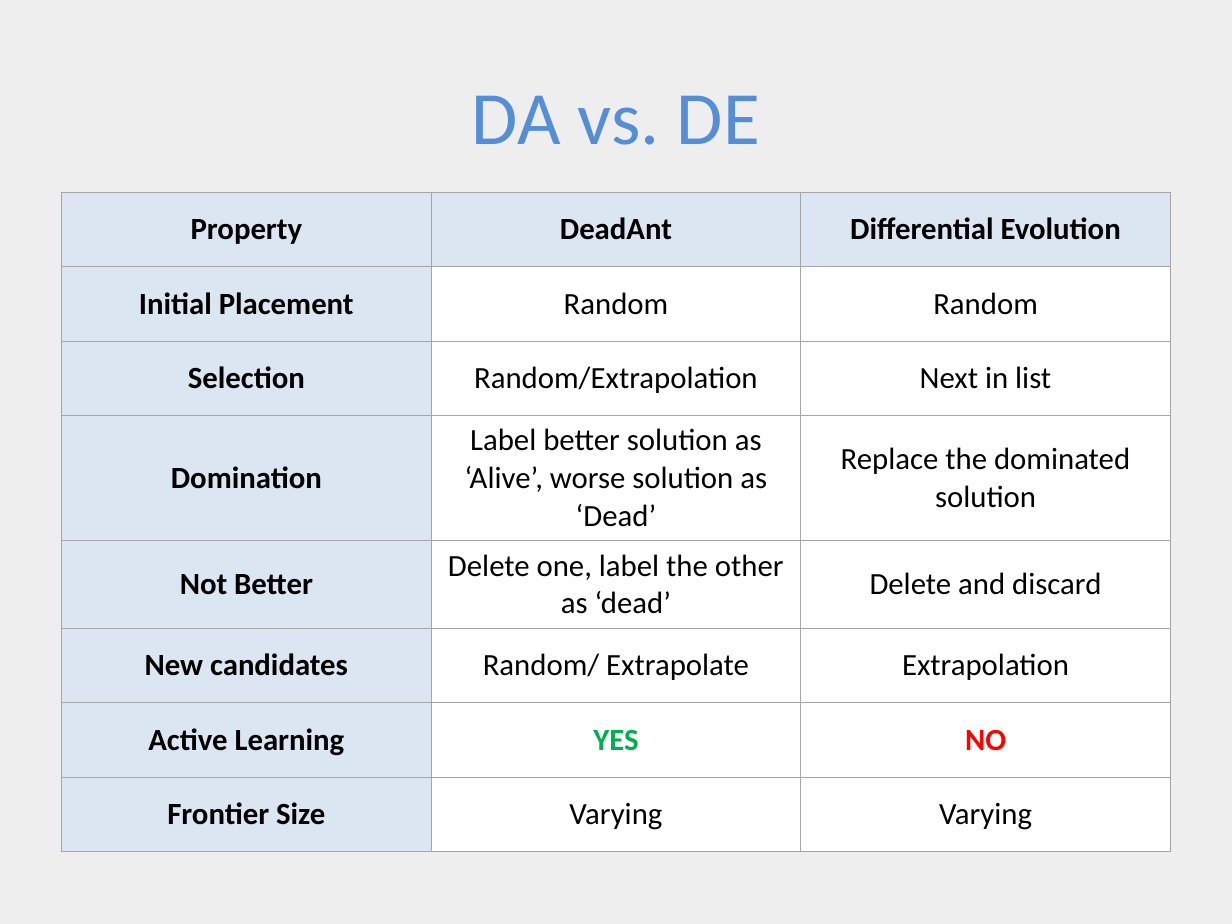
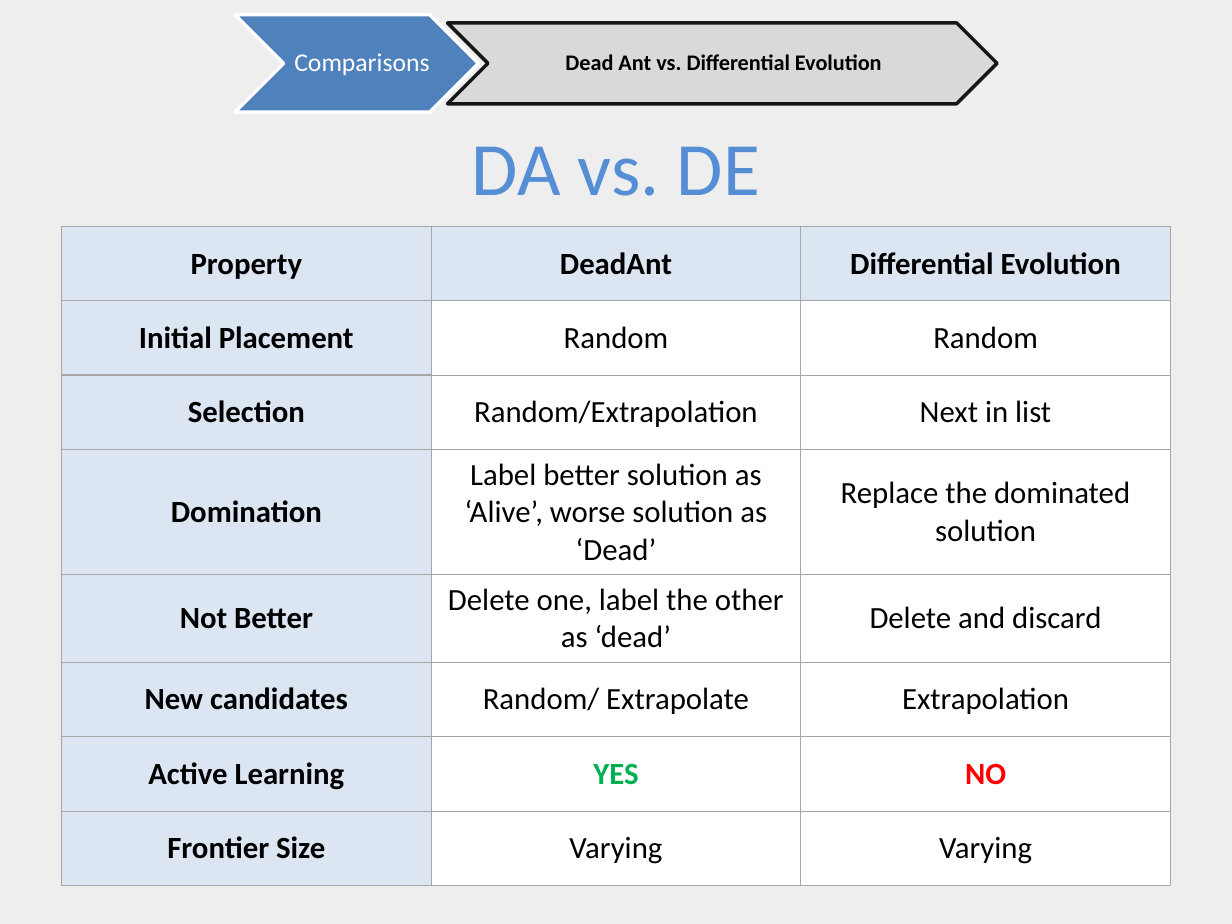
Before and after one commit to ai-se/Rahul, a slide deck: slide 7 of DEADANT/deadAnt.pptx. Drawn at 1232x924 pixels with LibreOffice and Linux fonts; fonts in the diff are those of the drawing. Boxes give left, top, right and bottom in pixels: in the first picture for what was removed or moved away, otherwise in the second. Text is boxed around its words. In the diff, an @@ line names an element or a change of style, - is before the commit and + after.

```diff
--- a/DEADANT/deadAnt.pptx
+++ b/DEADANT/deadAnt.pptx
@@ chevron added at box(235, 15, 479, 112), fill #4F81BD, outline #FFFFFF 2 pt @@
@@ chevron added at box(447, 23, 997, 105), fill #D9D9D9, outline #000000 2 pt @@
@@ text added at box(294, 53, 429, 75), 15 pt, text #FFFFFF @@
+Comparisons
@@ text added at box(565, 54, 882, 70), 13 pt, text #000000, bold @@
+Dead Ant vs. Differential Evolution
@@ title "DA vs. DE": place and size @@
-title "DA vs. DE" at box(472, 95, 760, 145)
+title "DA vs. DE" at box(472, 146, 760, 196)
@@ table at box(62, 227, 1170, 882) @@
@@ borders changed @@
@@ table: place and size @@
-table at box(62, 192, 1170, 848)
+table at box(62, 227, 1170, 882)
```
Also in this commit, not shown: 7 other slides changed, 1 slide added, 1 slide removed.
